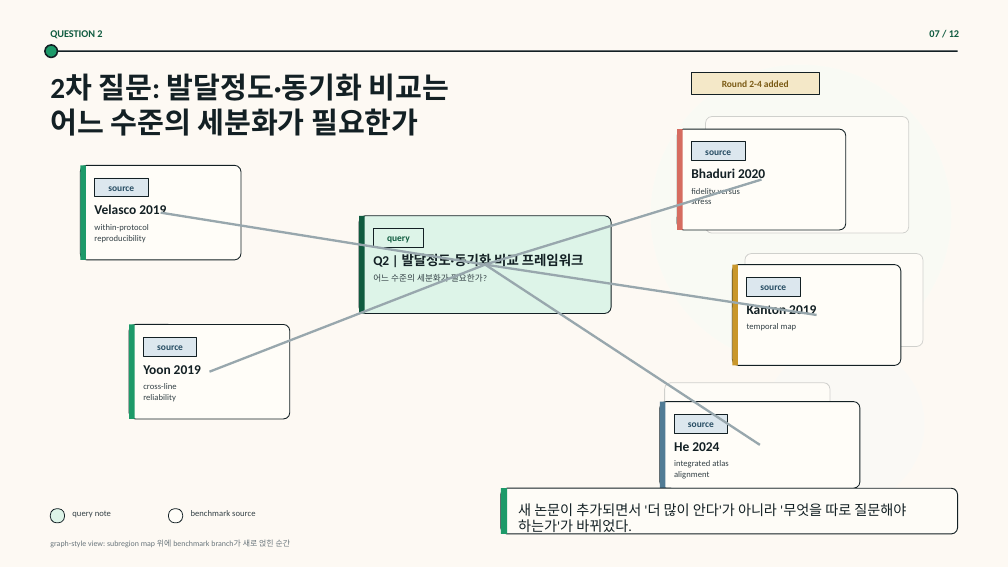
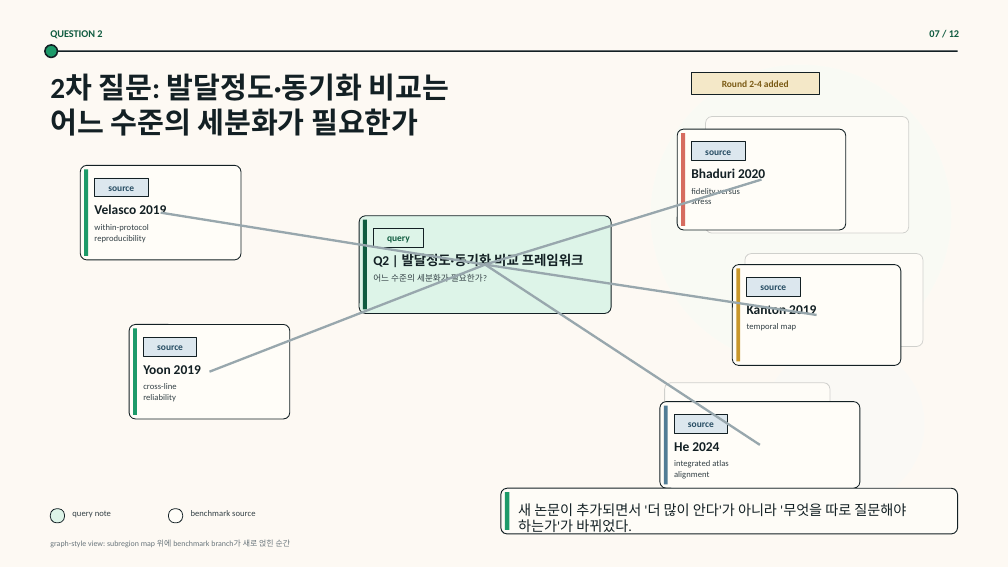
Before and after one commit to lewisdv/paperatlas, a slide deck: slide 7 of collections/organoid/presentation/brain-organoid-question-journey/outputs/output.pptx. Drawn at 1008x567 pixels with LibreOffice and Linux fonts; fonts in the diff are those of the drawing; background and template pictures are left out. Boxes give left, top, right and bottom in pixels: in the first picture for what was removed or moved away, otherwise in the second. Text is boxed around its words. In the diff, an @@ line names an element or a change of style, - is before the commit and + after.

```diff
--- a/collections/organoid/presentation/brain-organoid-question-journey/outputs/output.pptx
+++ b/collections/organoid/presentation/brain-organoid-question-journey/outputs/output.pptx
@@ rectangle resized from (x1=678, y1=129, x2=683, y2=230) to (x1=681, y1=133, x2=685, y2=226) @@
@@ rectangle resized from (x1=80, y1=166, x2=85, y2=260) to (x1=84, y1=169, x2=88, y2=256) @@
@@ rectangle resized from (x1=359, y1=216, x2=364, y2=313) to (x1=363, y1=220, x2=367, y2=310) @@
@@ rectangle resized from (x1=733, y1=265, x2=738, y2=365) to (x1=737, y1=268, x2=740, y2=361) @@
@@ rectangle resized from (x1=129, y1=324, x2=135, y2=419) to (x1=133, y1=328, x2=137, y2=415) @@
@@ rectangle resized from (x1=660, y1=402, x2=665, y2=488) to (x1=664, y1=405, x2=668, y2=484) @@
@@ rectangle resized from (x1=501, y1=488, x2=507, y2=534) to (x1=505, y1=492, x2=510, y2=530) @@
```
Also in this commit, not shown: 11 other slides changed, 15 other files.
